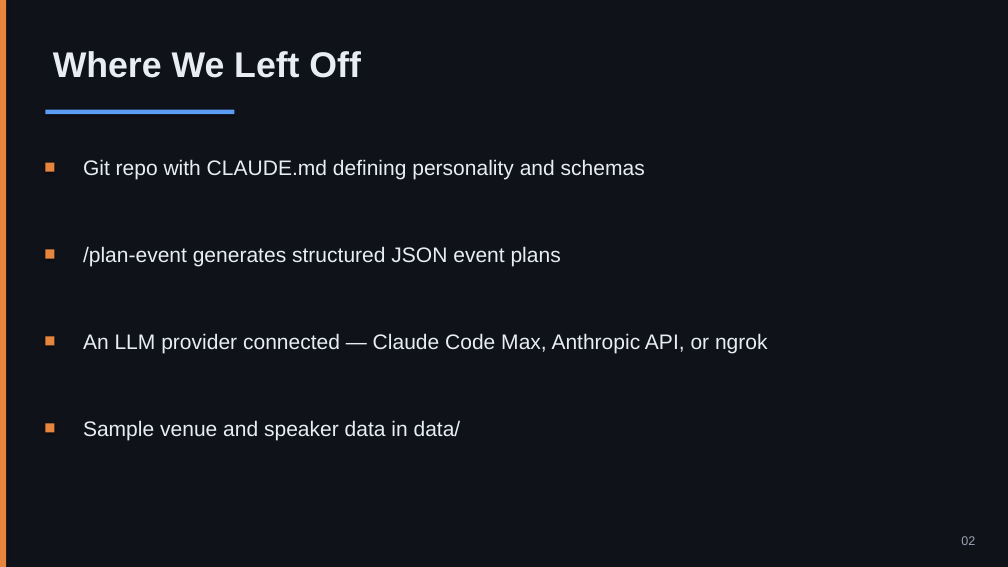
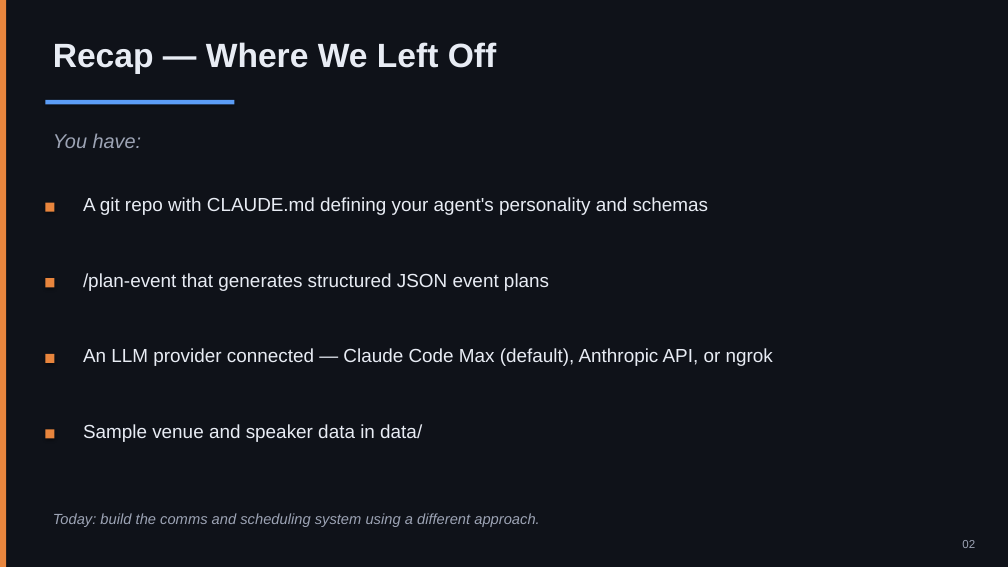
Before and after one commit to nickyeager/tucson-claude-code-meetup, a slide deck: slide 2 of slides/session-2-context-engineering.pptx. Drawn at 1008x567 pixels with LibreOffice and Linux fonts; fonts in the diff are those of the drawing. Boxes give left, top, right and bottom in pixels: in the first picture for what was removed or moved away, otherwise in the second. Text is boxed around its words. In the diff, an @@ line names an element or a change of style, - is before the commit and + after.

```diff
--- a/slides/session-2-context-engineering.pptx
+++ b/slides/session-2-context-engineering.pptx
@@ text at [53,42,497,74]: text changed; size 34 to 32 pt @@
-Where We Left Off
+Recap — Where We Left Off
@@ rectangle: place and size @@
-rectangle at [45,110,234,114]
+rectangle at [45,100,234,104]
@@ text added at [53,133,142,148], 19 pt, text #9CA3B4, italic @@
+You have:
@@ rectangle: place and size @@
-rectangle at [45,163,54,172]
+rectangle at [45,203,54,212]
@@ text at [83,197,709,215]: text changed; size 20 to 18 pt @@
-Git repo with CLAUDE.md defining personality and schemas
+A git repo with CLAUDE.md defining your agent's personality and schemas
@@ rectangle: place and size @@
-rectangle at [45,250,54,259]
+rectangle at [45,278,54,287]
@@ text at [83,273,549,291]: text changed; size 20 to 18 pt @@
-/plan-event generates structured JSON event plans
+/plan-event that generates structured JSON event plans
@@ rectangle: place and size @@
-rectangle at [45,337,54,346]
+rectangle at [45,354,54,363]
@@ text at [83,348,773,366]: text changed; size 20 to 18 pt @@
-An LLM provider connected — Claude Code Max, Anthropic API, or ngrok
+An LLM provider connected — Claude Code Max (default), Anthropic API, or ngrok
@@ text "Sample venue and speaker data ..." at [83,424,422,442]: size 20 to 18 pt @@
@@ rectangle: place and size @@
-rectangle at [45,423,54,433]
+rectangle at [45,430,54,439]
@@ text added at [53,513,539,527], 14 pt, text #9CA3B4, italic @@
+Today: build the comms and scheduling system using a different approach.
@@ text "02" at [962,540,975,548]: size 12 to 11 pt @@
```
Also in this commit, not shown: 17 other slides changed, 4 slides added, 4 slides removed, 2 other files.
